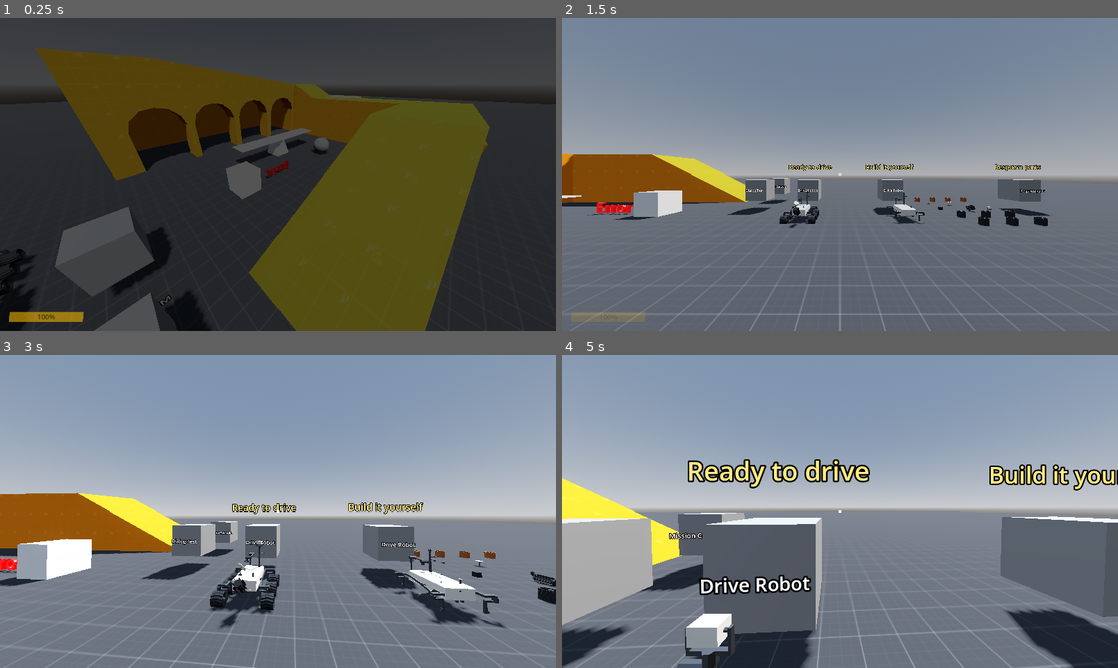
Above: before the commit, frames 1-4 (two rows, left to right).
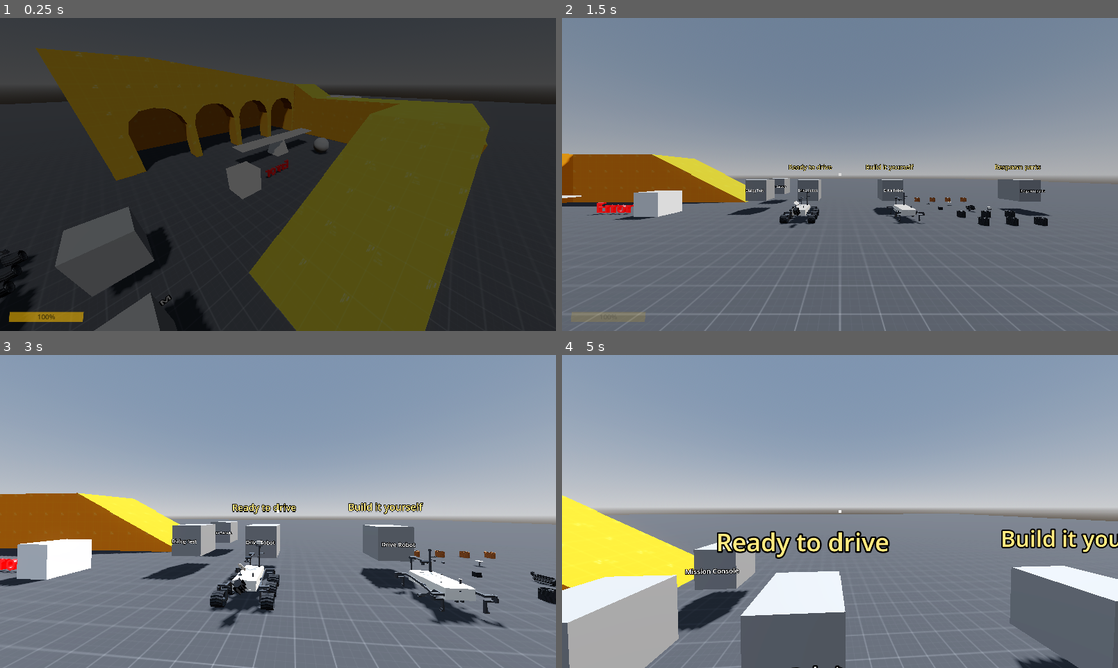
Above: after the commit, the same moments.

Repository: m-rafiwidya/Last-Light-NasaSpaceApps
Game: Godot game, scene res://src/main.tscn
Same seed, same stepped clock (60 frames per second), same inputs: the game is played once before the commit and once after it.
Inputs (mouse positions are in pixels of both pictures, inside the frame that each line leads up to):
- Up to frame 1 (0.25 s): no input
- Up to frame 2 (1.5 s): click "Start" at 0.5 s; move the mouse to (867, 174) at 1.27 s; hold W (move_forward) from 1.28 s (still down); tap R (arm_toggle) at 1.35 s
- Up to frame 3 (3 s): keep holding W (move_forward); tap Space (move_jump) at 1.52, 2.27 s; move the mouse to (250, 511) at 2.02 s; tap C (camera_next) at 2.1 s; move the mouse to (289, 505) at 2.77 s; hold Mouse wheel up (camera_zoom_in) from 2.78 s (still down)
- Up to frame 4 (5 s): keep holding W (move_forward); move the mouse to (834, 517) at 3.52 s; release Mouse wheel up (camera_zoom_in) at 3.53 s; tap Mouse wheel down (camera_zoom_out) at 3.6 s; tap Space (move_jump) at 3.77, 4.52 s; move the mouse to (878, 514) at 4.27 s; click (878, 514) at 4.35 s

The runs differ from the first frame. In frame 1, less than 0.1% of the frame differs, in the area x 0-6%, y 73-90%; in frame 2, less than 0.1%; in frame 3, less than 0.1%; in frame 4, 33%, in the area x 0-100%, y 33-100%.

Commit message:
Wheel ground check: wheel-sized shape cast from above the suspension travel
Root cause of wheels sinking into the ramp side (reported AIRBORNE or standing
on the floor inside the ramp): each wheel's suspension ray started 4 cm above
the rover origin, about 14 cm above flat ground, so any edge taller than that
had the ray start inside it and miss its top.

- RunningGear: each wheel casts a cylinder the size of the wheel (axle along
  the steered axle) straight down the rover's -Y, from its centre at
  suspension_top 0.30 m (above the whole travel) to 1 cm past full extension,
  against world and props (layers 1 and 3: the see-saw plank, crates); the
  rover itself excluded. Wheel centre where it first touches
  (WheelState.CENTER_HEIGHT), contact point / ground body / ground velocity
  from the touched surface (slip relative to moving ground). Touching but
  not held up (full extension, a tall face, the damper outpulling the
  spring) = in contact with no load, never "airborne".
- Robot: wheel-sized bump stops on the body, 7 cm clear of flat ground at
  rest, keep wheels out of walls and kerb faces; pushes back on a movable
  body a wheel stands on; wheel centres from the ground check
- RoverVisuals: wheel parts at their physics positions (turned like their
  hub sockets), so a wheel mesh never goes into the ground
- Handling on flat ground unchanged (rest height within 0.4 mm, top speed and
  acceleration within 0.3%; turning circle 2% tighter from the rounded contact)
- tests/test_wheel_contact.gd: ramp from the front and onto its side edge,
  a 20 cm kerb, the tipped see-saw; every wheel every tick: not airborne while
  touching, not in contact inside terrain, mesh not in the ground. All four
  fail on the old code and pass now.
- README / CLAUDE.md: ground check, bump stops, how to run the test

Diff:
--- a/game/src/robot/components/running_gear.gd
+++ b/game/src/robot/components/running_gear.gd
@@ -47,6 +47,22 @@
 @export var front_ride_height: float = 0.15
 @export var middle_ride_height: float = 0.15
 @export var rear_ride_height: float = 0.15
+@export_subgroup("Ground contact")
+# Each wheel's ground check is a cylinder the size of the wheel (wheel radius x wheel_width,
+# axle along the steered axle) cast straight down the rover's -Y, from its centre at
+# suspension_top above the wheel's attachment point (the steering actuator / rocker horn
+# height, above the suspension's whole travel) down to full extension. Starting above the
+# travel means kerbs and ramp edges up to that height are found from above instead of the
+# check starting inside them, and the wheel-sized shape finds edges it touches off-centre.
+@export var wheel_width: float = 0.24
+@export var suspension_top: float = 0.30
+# World (layer 1) and props (layer 3: the see-saw plank, crates, loose parts, other rovers)
+@export_flags_3d_physics var ground_mask: int = 1 | 4
+# Below this up-component the touched surface is a wall: the wheel is in contact but not held up
+const WALL_NORMAL_LIMIT: float = 0.3
+# The check reaches this far past full extension, so a wheel resting on the ground at full
+# extension still counts as touching it (with no load)
+const CONTACT_TOLERANCE: float = 0.01
 @export_subgroup("Steering")
 @export var max_steer_angle_degrees: float = 30.0
 # Rear wheels counter-steer (Curiosity style), which halves the turning radius
@@ -71,6 +87,10 @@
 	CONTACT_POINT,
 	TORQUE,
 	IS_SLIPPING,
+	# Wheel centre height (robot space Y) where the ground check stopped
+	CENTER_HEIGHT,
+	# The body the wheel stands on (null if none)
+	GROUND_BODY,
 }
 
 var wheel_states: Dictionary = {}
@@ -86,6 +106,8 @@
 			WheelState.CONTACT_POINT: Vector3.ZERO,
 			WheelState.TORQUE: 0.0,
 			WheelState.IS_SLIPPING: false,
+			WheelState.CENTER_HEIGHT: 0.0,
+			WheelState.GROUND_BODY: null,
 		}
 
 enum WheelProperty{
@@ -137,6 +159,22 @@
 	wheel_states[wheel][WheelState.LOAD] = Vector3.ZERO
 	wheel_states[wheel][WheelState.FORCE] = Vector3.ZERO
 	wheel_states[wheel][WheelState.TORQUE] = 0.0
+	wheel_states[wheel][WheelState.GROUND_BODY] = null
+
+
+# Touching the ground without being held up by it (a wall, or the spring extending faster
+# than the damper allows): in contact, no load and no tyre force.
+func _set_unloaded_contact(wheel: Wheel, contact_point: Vector3, centre_height: float, ground_body: Object) -> void:
+	_clear_wheel_contact(wheel)
+	wheel_states[wheel][WheelState.IN_CONTACT] = true
+	wheel_states[wheel][WheelState.CONTACT_POINT] = contact_point
+	wheel_states[wheel][WheelState.CENTER_HEIGHT] = centre_height
+	wheel_states[wheel][WheelState.GROUND_BODY] = ground_body
+
+
+## Wheel centre height (robot space Y) with the spring fully extended
+func full_extension_height(wheel: Wheel) -> float:
+	return wheel_properties[wheel][WheelProperty.EFFECTIVE_RADIUS] - wheel_properties[wheel][WheelProperty.RIDE_HEIGHT]
 
 func calculate_suspension_load(spring_compression_delta, suspension_velocity, spring_stiffness, shock_damping):
 	var spring_force: Vector3 = (
@@ -168,8 +206,13 @@
 ## `wheel_inertias` optionally maps a Wheel to the inertia (kg m^2) that its tyre torque
 ## really has to move (e.g. a driven wheel with its share of the drivetrain). Those wheels'
 ## speeds are left to the caller's drivetrain; wheels not in it use their own inertia and
-## are spun up and down by the ground here.
-func simulate_suspensions(state, steer: float, wheel_inertias: Dictionary = {}) -> void:
+## are spun up and down by the ground here. `exclude` are bodies the ground check ignores (the
+## rover itself).
+var _ground_shape := CylinderShape3D.new()
+var _ground_query := PhysicsShapeQueryParameters3D.new()
+
+
+func simulate_suspensions(state, steer: float, wheel_inertias: Dictionary = {}, exclude: Array[RID] = []) -> void:
 	var origin = state.transform.origin
 	var x_basis = state.transform.basis.x
 	var y_basis = state.transform.basis.y
@@ -182,49 +225,77 @@
 			z_basis * wheel_properties[wheel][WheelProperty.POSITION].z
 		)
 
-		var margin = 0.04
-		var cast_origin = (origin + offset) + (y_basis * margin)
-		var cast_end = (
-			cast_origin +
-			-y_basis * (
-				wheel_properties[wheel][WheelProperty.RIDE_HEIGHT] +
-				margin
-			)
-		)
-
 		var space_state: PhysicsDirectSpaceState3D = state.get_space_state()
-		var query = PhysicsRayQueryParameters3D.create(cast_origin, cast_end, 0x01)
-		var result = space_state.intersect_ray(query)
-
-		if not result:
+		var attach: Vector3 = origin + offset
+		var radius: float = wheel_properties[wheel][WheelProperty.EFFECTIVE_RADIUS]
+		var full_extension: float = full_extension_height(wheel)
+		var top: float = maxf(suspension_top, full_extension)
+		var wheel_steer_angle: float = get_steer_angle(wheel, steer)
+		var wheel_direction: Vector3 = -z_basis.rotated(y_basis, wheel_steer_angle)
+		var axle: Vector3 = x_basis.rotated(y_basis, wheel_steer_angle)
+
+		# Wheel-sized cylinder (axis = axle), cast from `top` down to full extension
+		_ground_shape.radius = radius
+		_ground_shape.height = wheel_width
+		var cast_basis := Basis(wheel_direction, axle, wheel_direction.cross(axle))
+		_ground_query.shape = _ground_shape
+		_ground_query.collision_mask = ground_mask
+		_ground_query.exclude = exclude
+		_ground_query.transform = Transform3D(cast_basis, attach + y_basis * top)
+		var reach: float = top - full_extension + CONTACT_TOLERANCE
+		_ground_query.motion = -y_basis * reach
+		var fractions: PackedFloat32Array = space_state.cast_motion(_ground_query)
+		if fractions[1] >= 1.0:
+			# Nothing within the suspension's travel
 			_clear_wheel_contact(wheel)
 			continue
-		#LGTM
-		var collision_point: Vector3 = result["position"]
+		# The wheel stands where the cast first touches the ground (the same place the old ray
+		# hit on flat ground); the surface is read there too
+		var centre_height: float = top - reach * fractions[1]
+		_ground_query.transform = Transform3D(cast_basis, attach + y_basis * (top - reach * fractions[1]))
+		_ground_query.motion = Vector3.ZERO
+		var info: Dictionary = space_state.get_rest_info(_ground_query)
+		var centre: Vector3 = attach + y_basis * centre_height
+		var collision_point: Vector3 = info.get("point", centre - y_basis * radius)
+		var ground_normal: Vector3 = info.get("normal", y_basis)
+		var ground_velocity: Vector3 = info.get("linear_velocity", Vector3.ZERO)
+		var ground_body: Object = instance_from_id(info["collider_id"]) if info.has("collider_id") else null
+
+		if fractions[0] <= 0.0 and ground_normal.dot(y_basis) < WALL_NORMAL_LIMIT:
+			# Already against a face taller than the suspension reaches: touching, not held up
+			# (the wheel's bump stop on the rover body keeps it out of the face)
+			_set_unloaded_contact(wheel, collision_point - origin, centre_height, ground_body)
+			continue
+		if centre_height <= full_extension:
+			# Resting on the ground at full extension: touching, unloaded
+			_set_unloaded_contact(wheel, collision_point - origin, full_extension, ground_body)
+			continue
+
 		var rotation_radius: Vector3 = (
 			collision_point - (origin + state.transform.basis * state.center_of_mass)
 		)
+		# Velocity of the contact point relative to the ground under it (moving see-saw etc.)
 		var contact_velocity: Vector3 = (
-			state.linear_velocity + state.angular_velocity.cross(rotation_radius)
+			state.linear_velocity + state.angular_velocity.cross(rotation_radius) - ground_velocity
 		)
 		var suspension_load: Vector3 = calculate_suspension_load(
-			cast_end - collision_point,             # Spring compression distance (state.step x)
-			contact_velocity.project(y_basis),      # Vertical velocity component for damping
+			-y_basis * (centre_height - full_extension),  # Spring compression
+			contact_velocity.project(y_basis),            # Vertical velocity component for damping
 			wheel_properties[wheel][WheelProperty.SPRING_STIFFNESS],
 			wheel_properties[wheel][WheelProperty.SHOCK_DAMPING]
 		)
 
-		if not suspension_load.dot(y_basis) > 0.0: # Spring is in compression
-			_clear_wheel_contact(wheel)
+		if not suspension_load.dot(y_basis) > 0.0:
+			# The damper outpulls the spring (wheel dropping away fast): touching, unloaded
+			_set_unloaded_contact(wheel, collision_point - origin, centre_height, ground_body)
 			continue
 
 		wheel_states[wheel][WheelState.IN_CONTACT] = true
 
 		wheel_states[wheel][WheelState.LOAD] = suspension_load
 		wheel_states[wheel][RunningGear.WheelState.CONTACT_POINT] = collision_point - origin
-
-		var wheel_steer_angle: float = get_steer_angle(wheel, steer)
-		var wheel_direction: Vector3 = -z_basis.rotated(y_basis, wheel_steer_angle)
+		wheel_states[wheel][WheelState.CENTER_HEIGHT] = centre_height
+		wheel_states[wheel][WheelState.GROUND_BODY] = ground_body
 
 		var wheel_speed: float = (
 			wheel_states[wheel][WheelState.ANGULAR_VELOCITY] *
--- a/game/src/robot/kit/rover_visuals.gd
+++ b/game/src/robot/kit/rover_visuals.gd
@@ -431,8 +431,10 @@
 		camera_box.rotation = Vector3(tilt, 0.0, 0.0)
 
 
-# Moves each mounted wheel part onto its hub socket on the linkage (the bracket or bogie
-# carries the steering and tilt) and spins its model with the wheel speed.
+# Moves each mounted wheel part to its physics wheel centre (so it sits on the ground the
+# physics found), turned like its hub socket on the linkage (the bracket or bogie carries the
+# steering and tilt), and spins its model with the wheel speed. The rigid linkage can't match
+# six independent wheels exactly, so any mismatch shows at the hub, not at the ground.
 func _place_and_spin_wheels(delta: float) -> void:
 	for side in sides:
 		var wheels: Array = SIDE_WHEELS[side]
@@ -443,7 +445,8 @@
 			_track_spun_part(wheel, part)
 			if part == null:
 				continue
-			part.global_transform = (sides[side]["hubs"][i] as Node3D).global_transform
+			part.global_transform = Transform3D((sides[side]["hubs"][i] as Node3D).global_basis,
+				robot.to_global(robot.wheel_centers[wheel]))
 			# Positive wheel speed rolls forward (-Z), which is a negative turn about +X
 			var speed: float = robot.running_gear.wheel_states[wheel][RunningGear.WheelState.ANGULAR_VELOCITY]
 			_spin[wheel] = wrapf(_spin.get(wheel, 0.0) - speed * delta, -PI, PI)
--- a/game/src/robot/robot.gd
+++ b/game/src/robot/robot.gd
@@ -100,6 +100,12 @@
 }
 # The reset puts the rover's origin this far above the ground under it (it rests at 0.10)
 const RESET_HEIGHT: float = 0.25
+# A wheel-sized collision cylinder per wheel on the rover body, centred this high (rover space
+# Y) above the wheel's attachment point: 7 cm clear of flat ground at rest, so normal driving
+# never touches it, but it keeps the wheel out of walls and kerb faces taller than the ground
+# check can climb, and its rounded front helps it up edges. Mass, centre of mass and inertia
+# are set explicitly, so the shapes don't change them.
+const BUMP_STOP_HEIGHT: float = 0.12
 
 var _reset_pending: bool = false
 
@@ -107,6 +113,7 @@
 func _ready() -> void:
 	controller.robot = self
 	controller.reset_requested.connect(func() -> void: _reset_pending = true)
+	_add_wheel_bump_stops()
 	_snap_sockets_to_anchors()
 	_adopt_body_collision()
 	running_gear.update_wheel_properties()
@@ -182,6 +189,22 @@
 			raycast.add_exception(trigger)
 		else:
 			raycast.remove_exception(trigger)
+
+
+func _add_wheel_bump_stops() -> void:
+	running_gear.update_wheel_properties()
+	for wheel in running_gear.wheel_properties:
+		var properties: Dictionary = running_gear.wheel_properties[wheel]
+		var cylinder := CylinderShape3D.new()
+		cylinder.radius = properties[RunningGear.WheelProperty.EFFECTIVE_RADIUS]
+		cylinder.height = running_gear.wheel_width
+		var stop := CollisionShape3D.new()
+		stop.name = "WheelBumpStop%d" % wheel
+		stop.shape = cylinder
+		var position: Vector3 = properties[RunningGear.WheelProperty.POSITION]
+		# Cylinder axis (Y) along the axle (X)
+		stop.transform = Transform3D(Basis(Vector3.BACK, PI / 2.0), Vector3(position.x, BUMP_STOP_HEIGHT, position.z))
+		add_child(stop)
 
 
 ## True while this rover is the one being driven (or was the last one, while paused)
@@ -291,14 +314,12 @@
 		properties[RunningGear.WheelProperty.EFFECTIVE_RADIUS] = radius
 		properties[RunningGear.WheelProperty.GRIP] = wheel_part.grip if wheel_part else 1.0
 
-		# Height of the ground under the wheel in robot space. Without contact the
-		# suspension is fully extended, i.e. at the end of the suspension ray.
-		var ground_height: float = -properties[RunningGear.WheelProperty.RIDE_HEIGHT]
+		# Wheel centre height in robot space: where the ground check stopped, or fully
+		# extended without contact
+		var wheel_position: Vector3 = properties[RunningGear.WheelProperty.POSITION]
+		wheel_position.y = running_gear.full_extension_height(wheel)
 		if running_gear.wheel_states[wheel][RunningGear.WheelState.IN_CONTACT]:
-			ground_height = (inverse_basis * running_gear.wheel_states[wheel][RunningGear.WheelState.CONTACT_POINT]).y
-
-		var wheel_position: Vector3 = properties[RunningGear.WheelProperty.POSITION]
-		wheel_position.y = ground_height + radius
+			wheel_position.y = running_gear.wheel_states[wheel][RunningGear.WheelState.CENTER_HEIGHT]
 		wheel_centers[wheel] = wheel_position
 		if not wheel_part:
 			continue
@@ -339,7 +360,7 @@
 	if _reset_pending:
 		_reset_upright(state)
 		return
-	running_gear.simulate_suspensions(state, controller.steer, _get_wheel_inertias())
+	running_gear.simulate_suspensions(state, controller.steer, _get_wheel_inertias(), [get_rid()])
 	_step_drivetrain(state.step)
 	_apply_wheel_forces(state)
 
@@ -432,3 +453,11 @@
 			running_gear.wheel_states[wheel][RunningGear.WheelState.FORCE],
 			running_gear.wheel_states[wheel][RunningGear.WheelState.CONTACT_POINT]
 		)
+
+		# Push back on a movable body the wheel stands on (the see-saw plank, a crate)
+		var ground := running_gear.wheel_states[wheel][RunningGear.WheelState.GROUND_BODY] as RigidBody3D
+		if ground and not ground.freeze:
+			var contact: Vector3 = state.transform.origin + running_gear.wheel_states[wheel][RunningGear.WheelState.CONTACT_POINT]
+			PhysicsServer3D.body_apply_force(ground.get_rid(),
+				-(running_gear.wheel_states[wheel][RunningGear.WheelState.LOAD] + running_gear.wheel_states[wheel][RunningGear.WheelState.FORCE]),
+				contact - ground.global_position)
--- /dev/null
+++ b/game/tests/test_wheel_contact.gd
@@ -0,0 +1,215 @@
+extends SceneTree
+## The level's CSG collision is a surface mesh, so a shape wholly inside it doesn't overlap
+## it; each check therefore also compares the wheel's bottom with the terrain top under it.
+##
+## Headless test: drives the assembled rover in the test level onto the ramp (from the front
+## and onto its side edge), over a 20 cm kerb and across the see-saw, and checks every wheel on
+## every physics tick:
+##   - "touching but airborne": a cylinder the size of the wheel, 5 mm below the physics wheel
+##     position, overlaps the ground (the wheel is within 5 mm of standing on something), but
+##     the wheel is reported out of contact
+##   - "inside terrain": a wheel reported in contact whose physics position is more than 1 cm
+##     inside the terrain (it found a surface below the one it is actually on)
+##   - "mesh in ground": the visible wheel (1 cm smaller) overlaps the ground
+## Prints one line per scenario and PASS / FAIL.
+##
+##     Godot --headless --fixed-fps 240 --path game -s res://tests/test_wheel_contact.gd
+
+const GROUND_MASK: int = 1 | 4
+const WHEEL_RADIUS: float = 0.15
+const WHEEL_WIDTH: float = 0.24
+const TOUCH_MARGIN: float = 0.005
+const MESH_MARGIN: float = 0.01
+const WHEEL_NAMES: Array[String] = ["FL", "FR", "RL", "RR", "ML", "MR"]
+
+var level: Node
+var rover: RigidBody3D
+var GS: Node
+var t := 0.0
+var scenario := -1
+var scenario_t := 0.0
+var stats := {}
+var failures := 0
+var scenarios: Array = []
+var _shape := CylinderShape3D.new()
+var _query := PhysicsShapeQueryParameters3D.new()
+
+
+func _initialize() -> void:
+	root.add_child.call_deferred(load("res://src/main.tscn").instantiate())
+
+
+func _ground_height(space: PhysicsDirectSpaceState3D, x: float, z: float) -> float:
+	var q := PhysicsRayQueryParameters3D.create(Vector3(x, 10.0, z), Vector3(x, -1.0, z), GROUND_MASK)
+	q.exclude = [rover.get_rid()]
+	var hit := space.intersect_ray(q)
+	return (hit["position"] as Vector3).y if hit else 0.0
+
+
+func _setup_scenarios() -> void:
+	var space := rover.get_world_3d().direct_space_state
+	# The ramp: highest at x 0, ground at x 6; find which way its depth runs from z -5
+	var z_mid: float = -6.5 if _ground_height(space, 3.0, -6.5) > 1.0 else -3.5
+	var side_z: float = -5.0
+	var approach_from: float = 1.0 if z_mid < -5.0 else -1.0   # approach the side face from outside
+	# See-saw: the plank (6 m along X, hinge 1 m up) rests level; tip it so its +X end is on
+	# the ground, like a ramp, then find where it is 12 cm up
+	var plank := level.get_node("SeeSaw/RigidBody3D6") as RigidBody3D
+	var tip := asin(1.0 / 3.0)
+	plank.global_transform = Transform3D(Basis(Vector3.BACK, -tip), Vector3(0.0, 1.0, 0.0))
+	plank.linear_velocity = Vector3.ZERO
+	plank.angular_velocity = Vector3.ZERO
+	var plank_h_left := _ground_height(space, -2.6, 0.0)
+	var plank_h_right := _ground_height(space, 2.6, 0.0)
+	var low_sign: float = -1.0 if plank_h_left < plank_h_right else 1.0
+	var cross_x: float = 0.0
+	for i in 60:
+		var x := low_sign * (3.0 - i * 0.05)
+		if _ground_height(space, x, 0.0) >= 0.12:
+			cross_x = x
+			break
+	scenarios = [
+		# name, start position, yaw (degrees; 0 = facing -Z, 90 = facing -X), throttle, seconds, extra setup
+		["ramp, front (up the slope)", Vector3(9.0, 0.3, z_mid), 90.0, 1.0, 6.0, ""],
+		["ramp, side edge (left wheels)", Vector3(6.0, 0.3, side_z + approach_from * 2.0), 0.0 if approach_from > 0.0 else 180.0, 0.6, 5.0, ""],
+		["20 cm kerb", Vector3(30.0, 0.3, 8.0), 0.0, 0.7, 5.0, "kerb"],
+		["see-saw, across the low end", Vector3(cross_x, 0.3, 2.5), 0.0, 0.6, 5.0, ""],
+	]
+	print("INFO ramp depth runs to z %.1f; side face at z %.1f; see-saw low end at x %+.0f, crossing at x %.2f (plank %.2f m up)" % [
+		z_mid, side_z, low_sign * 3.0, cross_x, _ground_height(space, cross_x, 0.0)])
+
+
+func _start_scenario(index: int) -> void:
+	scenario = index
+	scenario_t = 0.0
+	stats = {"ticks": 0, "touching_airborne": 0, "inside_terrain": 0, "mesh_in_ground": 0, "worst_mesh": 0.0, "examples": [], "max_compression_seen": 0.0}
+	var s: Array = scenarios[index]
+	if s[5] == "kerb":
+		var kerb := StaticBody3D.new()
+		var shape := CollisionShape3D.new()
+		var box := BoxShape3D.new()
+		box.size = Vector3(4.0, 0.2, 0.6)
+		shape.shape = box
+		kerb.add_child(shape)
+		level.add_child(kerb)
+		kerb.global_position = Vector3(s[1].x, 0.1, s[1].z - 3.0)
+	for a in ["move_forward", "move_left", "move_right"]:
+		Input.action_release(a)
+	rover.linear_velocity = Vector3.ZERO
+	rover.angular_velocity = Vector3.ZERO
+	rover.global_transform = Transform3D(Basis(Vector3.UP, deg_to_rad(s[2])), s[1])
+	Input.action_press("move_forward", s[3])
+
+
+func _wheel_shape_hits(space: PhysicsDirectSpaceState3D, centre: Vector3, axle: Vector3, radius: float, width: float) -> Array:
+	_shape.radius = radius
+	_shape.height = width
+	var forward := axle.cross(Vector3.UP)
+	if forward.length() < 0.1:
+		forward = axle.cross(Vector3.FORWARD)
+	forward = forward.normalized()
+	var up := forward.cross(axle).normalized()
+	_query.shape = _shape
+	# Columns: X = forward, Y = axle (the cylinder's axis), Z = up (right-handed)
+	_query.transform = Transform3D(Basis(forward, axle.normalized(), up), centre)
+	_query.collision_mask = GROUND_MASK
+	_query.exclude = [rover.get_rid()]
+	return space.intersect_shape(_query, 4)
+
+
+# How far the lowest point of a wheel is below the terrain top under its centre (positive =
+# into the terrain), from a ray down from 0.5 m above the wheel (so overhangs don't count)
+func _depth_below_terrain(space: PhysicsDirectSpaceState3D, centre: Vector3, radius: float) -> float:
+	var q := PhysicsRayQueryParameters3D.create(centre + Vector3.UP * 0.5, centre + Vector3.DOWN * 1.0, GROUND_MASK)
+	q.exclude = [rover.get_rid()]
+	var hit := space.intersect_ray(q)
+	return (hit["position"] as Vector3).y - (centre.y - radius) if hit else -INF
+
+
+func _check_tick() -> void:
+	var space := rover.get_world_3d().direct_space_state
+	var gear = rover.running_gear
+	stats["ticks"] += 1
+	for wheel in gear.wheel_states:
+		var state: Dictionary = gear.wheel_states[wheel]
+		var steer: float = gear.get_steer_angle(wheel, rover.controller.steer)
+		var axle: Vector3 = (rover.global_basis * Vector3.RIGHT.rotated(Vector3.UP, steer)).normalized()
+		var centre: Vector3 = rover.to_global(rover.wheel_centers[wheel])
+		var below: Vector3 = centre - rover.global_basis.y * TOUCH_MARGIN
+		var touching: bool = (
+			not _wheel_shape_hits(space, below, axle, WHEEL_RADIUS, WHEEL_WIDTH).is_empty()
+			or _depth_below_terrain(space, centre, WHEEL_RADIUS) > -TOUCH_MARGIN
+		)
+		if state[3] and _depth_below_terrain(space, centre, WHEEL_RADIUS) > MESH_MARGIN:
+			stats["inside_terrain"] += 1
+		if touching and not state[3]:
+			stats["touching_airborne"] += 1
+			if stats["examples"].size() < 3:
+				# Where would the old suspension ray (4 cm above the attachment point) have started?
+				var attach: Vector3 = rover.to_global(gear.wheel_properties[wheel][0])
+				var ray_start: Vector3 = attach + rover.global_basis.y * 0.04
+				var terrain: float = _ground_height(space, ray_start.x, ray_start.z)
+				stats["examples"].append("%s at t %.2f: the old suspension ray would start %.0f mm %s the terrain top" % [
+					WHEEL_NAMES[wheel], scenario_t, absf(ray_start.y - terrain) * 1000.0, "below (inside)" if ray_start.y < terrain else "above"])
+		var socket = rover.wheel_sockets[wheel]
+		if socket and socket.part:
+			var part: Node3D = socket.part
+			var part_axle: Vector3 = (part.global_basis * Vector3.RIGHT).normalized()
+			var hits := _wheel_shape_hits(space, part.global_position, part_axle, WHEEL_RADIUS - MESH_MARGIN, WHEEL_WIDTH - 2.0 * MESH_MARGIN)
+			var sunk: float = _depth_below_terrain(space, part.global_position, WHEEL_RADIUS)
+			if not hits.is_empty() or sunk > MESH_MARGIN:
+				stats["mesh_in_ground"] += 1
+				# How deep: shrink until it no longer overlaps
+				var depth := MESH_MARGIN
+				while depth < 0.14 and not _wheel_shape_hits(space, part.global_position, part_axle, WHEEL_RADIUS - depth, WHEEL_WIDTH - 2.0 * MESH_MARGIN).is_empty():
+					depth += 0.005
+				stats["worst_mesh"] = maxf(stats["worst_mesh"], maxf(depth, sunk))
+
+
+func _finish_scenario() -> void:
+	var s: Array = scenarios[scenario]
+	var ok: bool = stats["touching_airborne"] == 0 and stats["inside_terrain"] == 0 and stats["mesh_in_ground"] == 0
+	failures += 0 if ok else 1
+	print("RESULT %-30s %s  ticks %d, touching-but-airborne %d, in contact but inside terrain %d, wheel mesh in ground %d (deepest %.0f mm); rover ended at %s, upright %s" % [
+		s[0], "PASS" if ok else "FAIL", stats["ticks"], stats["touching_airborne"], stats["inside_terrain"], stats["mesh_in_ground"], stats["worst_mesh"] * 1000.0,
+		rover.global_position.snapped(Vector3.ONE * 0.01), rover.global_basis.y.y > 0.7])
+	for e in stats["examples"]:
+		print("        e.g. " + e)
+
+
+func _physics_process(delta: float) -> bool:
+	GS = root.get_node("GameState")
+	var SL = root.get_node("SceneLoader")
+	if GS.state == GS.State.MAIN_MENU and not has_meta("requested"):
+		set_meta("requested", true)
+		SL.load_scene("test_level")
+	if level == null:
+		if GS.state == GS.State.IN_GAME_PLAYER and SL.current_scene:
+			level = SL.current_scene
+			rover = level.get_node("ReadyRover")
+		return false
+	t += delta
+	if t < 1.0:
+		return false
+	if scenario < 0:
+		if not has_meta("tipped"):
+			set_meta("tipped", true)
+			var plank := level.get_node("SeeSaw/RigidBody3D6") as RigidBody3D
+			plank.global_transform = Transform3D(Basis(Vector3.BACK, -asin(1.0 / 3.0)), Vector3(0.0, 1.0, 0.0))
+			return false
+		GS.drive(rover)
+		_setup_scenarios()
+		_start_scenario(0)
+		return false
+	scenario_t += delta
+	if scenario_t > 0.2:  # let the teleport settle
+		_check_tick()
+	if scenario_t > scenarios[scenario][4]:
+		_finish_scenario()
+		if scenario + 1 < scenarios.size():
+			_start_scenario(scenario + 1)
+		else:
+			Input.action_release("move_forward")
+			print("RESULT %s" % ("ALL PASS" if failures == 0 else "%d SCENARIOS FAILED" % failures))
+			return true
+	return false
Not shown, added: game/tests/test_wheel_contact.gd.uid
Not shown, changed: CLAUDE.md
